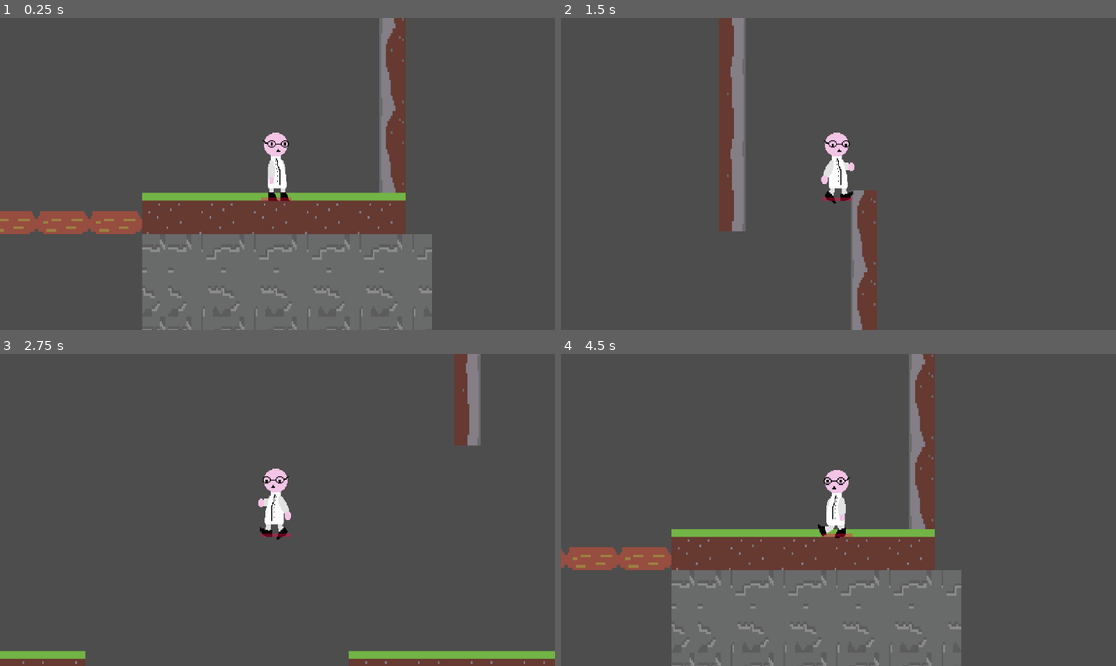
Above: before the commit, frames 1-4 (two rows, left to right).
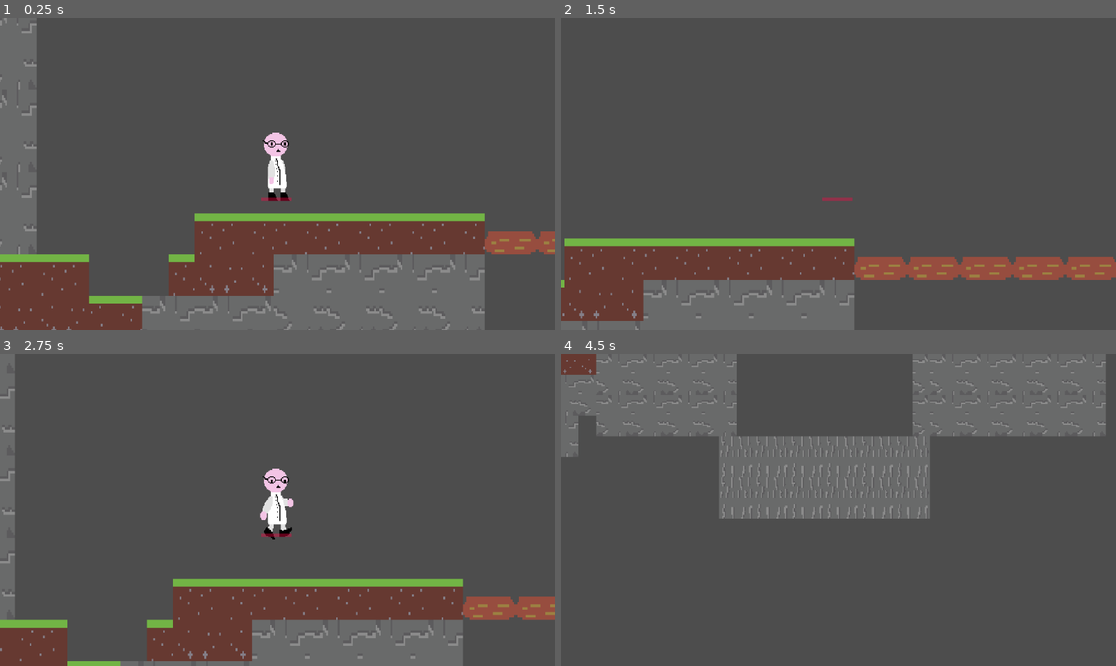
Above: after the commit, the same moments.

Repository: Themecus/Juego-de-Saltos
Game: Godot game, scene res://Scene/node_2d.tscn
Same seed, same stepped clock (60 frames per second), same inputs: the game is played once before the commit and once after it. The project has no main scene, so this scene is started directly.
Inputs:
- Up to frame 1 (0.25 s): no input
- Up to frame 2 (1.5 s): hold Space (jump) 0.53-1.28 s; hold D (right) from 0.53 s (still down); tap C (attack) at 1.35 s
- Up to frame 3 (2.75 s): tap Space (jump) at 1.52, 1.55, 1.82, 2.3 s; release D (right) at 2.03 s; hold A (left) from 2.03 s (still down); hold Shift (speed) from 2.03 s (still down)
- Up to frame 4 (4.5 s): release A (left) at 2.78 s; release Shift (speed) at 2.78 s; hold D (right) 2.78-4.28 s; tap Space (jump) at 2.85, 3.02, 3.32, 3.77, 3.8, 4.07 s; hold C (attack) 3.53-4.28 s; hold A (left) from 4.28 s (still down); tap Shift (speed) at 4.35 s

The runs differ from the first frame. In frame 1, 30% of the frame differs, in the area x 0-100%, y 0-100%; in frame 2, 24%; in frame 3, 23%; in frame 4, 47%, in the area x 0-99%, y 0-100%.

Commit message:
Mejoras en lo sistema de colisiones, se hizo un sistema de dano para el jugador y poco mas

Diff:
--- a/Scene/bug.tscn
+++ b/Scene/bug.tscn
@@ -62,6 +62,8 @@
 }]
 
 [node name="bug" type="CharacterBody2D"]
+collision_layer = 0
+collision_mask = 128
 script = ExtResource("1_m1rdn")
 
 [node name="body_solid" type="CollisionShape2D" parent="."]
@@ -75,7 +77,7 @@
 sprite_frames = SubResource("SpriteFrames_qkvg6")
 animation = &"die"
 
-[node name="zone_damage" type="Area2D" parent="."]
+[node name="zone_damage" type="Area2D" parent="." groups=["dmg"]]
 position = Vector2(0, 0.629959)
 collision_layer = 17
 collision_mask = 33
--- a/Scene/mosquito.tscn
+++ b/Scene/mosquito.tscn
@@ -76,7 +76,7 @@
 [node name="cooldown" type="Timer" parent="."]
 wait_time = 2.0
 
-[node name="zone_damage" type="Area2D" parent="."]
+[node name="zone_damage" type="Area2D" parent="." groups=["dmg"]]
 collision_layer = 17
 collision_mask = 33
 
--- a/Scene/node_2d.tscn
+++ b/Scene/node_2d.tscn
@@ -355,6 +355,7 @@
 12:10/0/physics_layer_0/angular_velocity = 0.0
 12:10/0/physics_layer_1/linear_velocity = Vector2(0, 0)
 12:10/0/physics_layer_1/angular_velocity = 0.0
+12:10/0/physics_layer_1/polygon_0/points = PackedVector2Array(-8, -8, 8, -8, 8, 8, -8, 8)
 1:11/0 = 0
 1:11/0/physics_layer_0/linear_velocity = Vector2(0, 0)
 1:11/0/physics_layer_0/angular_velocity = 0.0
@@ -406,6 +407,7 @@
 12:11/0/physics_layer_0/angular_velocity = 0.0
 12:11/0/physics_layer_1/linear_velocity = Vector2(0, 0)
 12:11/0/physics_layer_1/angular_velocity = 0.0
+12:11/0/physics_layer_1/polygon_0/points = PackedVector2Array(-8, -8, 8, -8, 8, 8, -8, 8)
 10:1/0 = 0
 10:1/0/physics_layer_0/linear_velocity = Vector2(0, 0)
 10:1/0/physics_layer_0/angular_velocity = 0.0
@@ -422,6 +424,9 @@
 
 [sub_resource type="RectangleShape2D" id="RectangleShape2D_q1nr2"]
 size = Vector2(58.3225, 302.459)
+
+[sub_resource type="RectangleShape2D" id="RectangleShape2D_loyey"]
+size = Vector2(91.8823, 113.527)
 
 [node name="Node2D" type="Node2D"]
 
@@ -436,7 +441,7 @@
 layer_1/tile_data = PackedInt32Array(-458723, 589824, 10, -393187, 589824, 11, -327651, 589824, 10, -262115, 589824, 11 …(211 unchanged characters)…
 
 [node name="Player" parent="." instance=ExtResource("2_ll5xi")]
-position = Vector2(917.035, -78.8032)
+position = Vector2(77.9829, -116.261)
 
 [node name="Area2D" type="Area2D" parent="." groups=["wall"]]
 position = Vector2(1079.42, -159.597)
@@ -455,3 +460,11 @@
 [node name="CollisionShape2D" type="CollisionShape2D" parent="Area2D2"]
 position = Vector2(-195.594, -265.394)
 shape = SubResource("RectangleShape2D_q1nr2")
+
+[node name="Area2D3" type="Area2D" parent="." groups=["dmg"]]
+collision_layer = 512
+collision_mask = 32
+
+[node name="CollisionShape2D" type="CollisionShape2D" parent="Area2D3"]
+position = Vector2(222.508, -99.3438)
+shape = SubResource("RectangleShape2D_loyey")
--- a/Scene/player.tscn
+++ b/Scene/player.tscn
@@ -134,7 +134,7 @@
 
 [node name="body_hitbox" type="Area2D" parent="."]
 collision_layer = 32
-collision_mask = 272
+collision_mask = 784
 
 [node name="hitbox" type="CollisionShape2D" parent="body_hitbox"]
 position = Vector2(-3.60887, -19.0501)
@@ -145,5 +145,9 @@
 scale = Vector2(0.119301, -3.50789)
 zoom = Vector2(1.5, 2)
 
+[node name="cooldown_hit" type="Timer" parent="."]
+wait_time = 3.0
+
 [connection signal="area_entered" from="zone_damage" to="." method="_on_zone_damage_area_entered"]
 [connection signal="area_entered" from="body_hitbox" to="." method="_on_body_hitbox_area_entered"]
+[connection signal="timeout" from="cooldown_hit" to="." method="_on_cooldown_hit_timeout"]
--- a/Scene/worm.tscn
+++ b/Scene/worm.tscn
@@ -134,6 +134,8 @@
 [node name="worm" type="CharacterBody2D"]
 position = Vector2(0, 1)
 scale = Vector2(1.50862, 1.31126)
+collision_layer = 0
+collision_mask = 128
 script = ExtResource("1_tnbpc")
 
 [node name="AnimatedSprite2D" type="AnimatedSprite2D" parent="."]
@@ -147,7 +149,7 @@
 rotation = 1.5708
 shape = SubResource("CapsuleShape2D_t5y7m")
 
-[node name="zone_damage" type="Area2D" parent="."]
+[node name="zone_damage" type="Area2D" parent="." groups=["dmg"]]
 collision_layer = 17
 collision_mask = 33
 
--- a/Scripts/player.gd
+++ b/Scripts/player.gd
@@ -6,8 +6,15 @@
 var gravity = ProjectSettings.get_setting("physics/2d/default_gravity")
 var current_state:STATE=STATE.IDLE
 var double_jump=false
+var die=true
+var frames_invenciblity=false
+
+var can_take_damage: bool = true
+var invincibility_time: float = 2.0  # 2 segundos de invencibilidad
 @onready var zone_damage=$zone_damage
 @onready var animat=$AnimatedSprite2D
+@onready var timer=$cooldown_hit
+@onready var blink_timer = $BlinkTimer  # Referencia al Timer creado en el editor
 enum STATE{#con esta maquina de estados controlaremos sus acciones
 	IDLE,
 	WALK,
@@ -66,6 +73,19 @@
 	else:#esto lo que hace es que cuando dejemos de movernos limpie velocity.x con un zero y no alla residuos
 		velocity.x = move_toward(velocity.x, 0, run_speed)
 
+
+func move_jump():
+	if not is_on_floor():
+		zone_damage.monitoring = true
+		zone_damage.monitorable = true
+		animat.play("jump")
+	else:
+		zone_damage.monitoring = false
+		zone_damage.monitorable = false
+	if Input.is_action_pressed("jump") and is_on_floor() or double_jump==true:#para saltar
+		velocity.y = jump_velocity
+		double_jump=false
+
 func move_walk():
 	if is_on_floor():
 		animat.play("walk")
@@ -79,18 +99,6 @@
 	else:#esto lo que hace es que cuando dejemos de movernos limpie velocity.x con un zero y no alla residuos
 		velocity.x = move_toward(velocity.x, 0, speed)
 
-func move_jump():
-	if not is_on_floor():
-		zone_damage.monitoring = true
-		zone_damage.monitorable = true
-		animat.play("jump")
-	else:
-		zone_damage.monitoring = false
-		zone_damage.monitorable = false
-	if Input.is_action_pressed("jump") and is_on_floor() or double_jump==true:#para saltar
-		velocity.y = jump_velocity
-		double_jump=false
-
 func move_gravity(delta):
 	if not is_on_floor():#Esto actua como gravedad para personaje, sin este se queda tieso en el aire
 		velocity.y += gravity * delta
@@ -100,16 +108,53 @@
 	zone_damage.monitoring = false
 	zone_damage.monitorable = false
 
-func move_stop_animat():
-	animat.pause()
-
 func _on_body_hitbox_area_entered(area):
 	if area.is_in_group("wall"):
-		double_jump=true
-	elif is_on_floor():
-		double_jump=false
-	else:
+		double_jump = true
+		return  # Salimos de la función después de detectar pared
+
+	if area.is_in_group("dmg") and can_take_damage:
+		take_damage()
+		return
+
+	if is_on_floor():
+		double_jump = false
+		return
+
+# Nueva función para manejar el daño
+func take_damage():
+	can_take_damage = false
+	start_invincibility_effect()
+	# Iniciar temporizador de invencibilidad
+	timer.start(invincibility_time)
+
+	if !die:
 		queue_free()
+	if die:
+		die=false
+	#agrega aqui la funcion para remover y agregar los poweups
+
+func _on_cooldown_hit_timeout():
+	can_take_damage = true
+	print("¡Ya puedes recibir daño nuevamente!")
+
+# Función para efectos durante la invencibilidad
+func start_invincibility_effect():
+	# Ejemplo: hacer parpadear el sprite
+	var blink_timer = Timer.new()
+	add_child(blink_timer)
+	blink_timer.wait_time = 0.1
+	blink_timer.timeout.connect(toggle_visibility)
+	blink_timer.start()
+
+	# Detener el parpadeo cuando termine la invencibilidad
+	await get_tree().create_timer(invincibility_time).timeout
+	blink_timer.stop()
+	blink_timer.queue_free()
+	animat.visible = true
+
+func toggle_visibility():
+	animat.visible = not animat.visible
 
 func _on_zone_damage_area_entered(area):
 	double_jump=true
--- a/project.godot
+++ b/project.godot
@@ -51,3 +51,4 @@
 2d_physics/layer_7="dete"
 2d_physics/layer_8="floor"
 2d_physics/layer_9="wall"
+2d_physics/layer_10="prueba_dmg"
Not shown: 1 places in Scene/node_2d.tscn that only renumber resources
